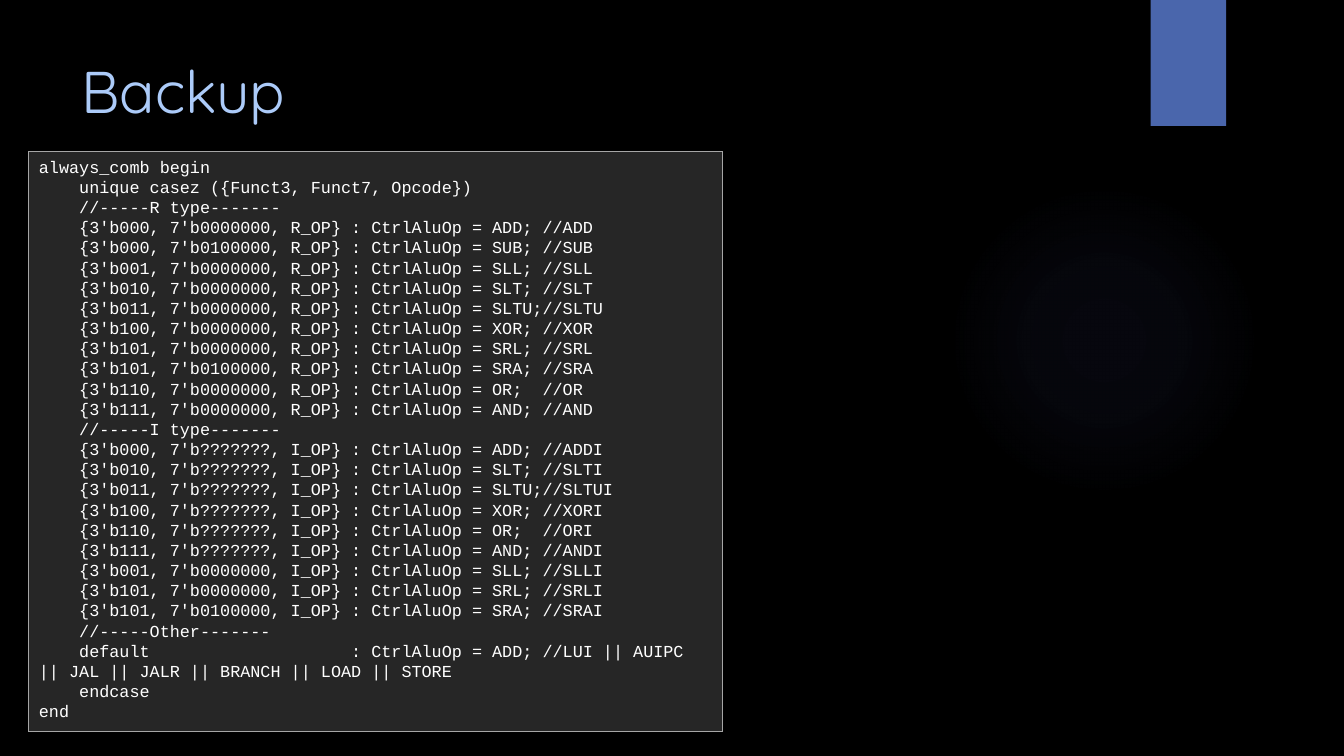
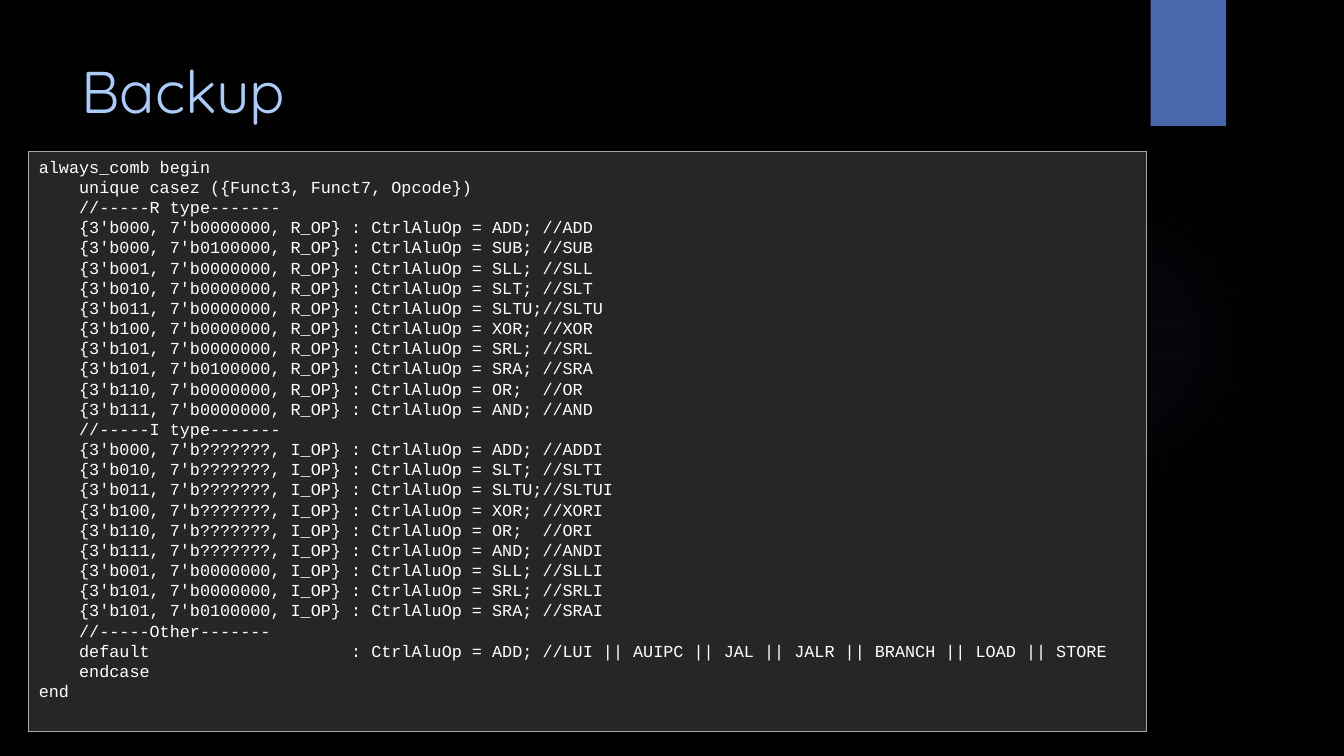
Before and after one commit to amichai-bd/rvc_asap, a slide deck: slide 36 of doc/rvc_asap.pptx (slide 35 before the commit). Drawn at 1344x756 pixels with LibreOffice and Linux fonts; fonts in the diff are those of the drawing; background and template pictures are left out. Boxes give left, top, right and bottom in pixels: in the first picture for what was removed or moved away, otherwise in the second. Text is boxed around its words. In the diff, an @@ line names an element or a change of style, - is before the commit and + after.

```diff
--- a/doc/rvc_asap.pptx
+++ b/doc/rvc_asap.pptx
@@ rectangle "always_comb begin": place and size @@
-rectangle "always_comb begin" at (29,151,723,732)
+rectangle "always_comb begin" at (29,151,1147,732)
```
Also in this commit, not shown: 8 other slides changed, 1 slide added, 46 other files.
